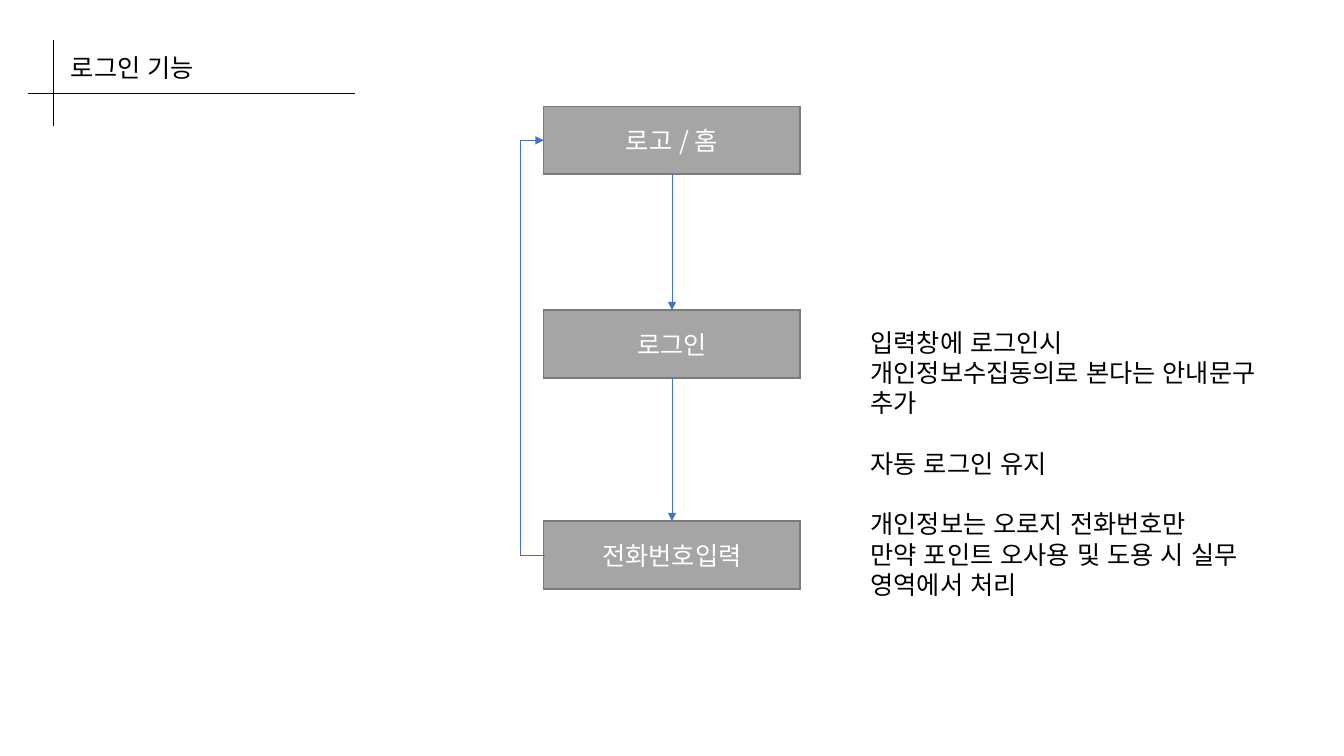
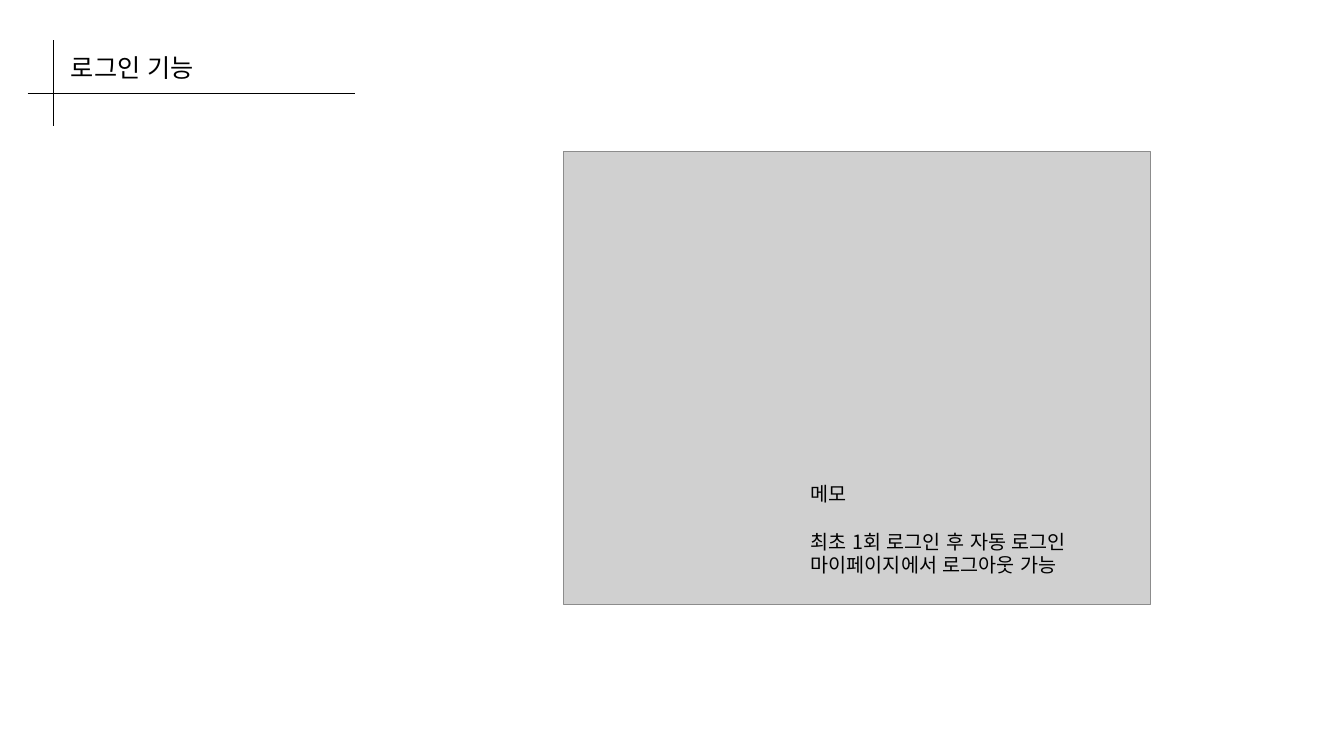
Before and after one commit to Coffee-Street/Document, a slide deck: slide 13 of assets/Planning/0_coffee_street.pptx (slide 15 before the commit). Drawn at 1344x756 pixels with LibreOffice and Linux fonts; fonts in the diff are those of the drawing; grey boxes stand for pictures. Boxes give left, top, right and bottom in pixels: in the first picture for what was removed or moved away, otherwise in the second. Text is boxed around its words. In the diff, an @@ line names an element or a change of style, - is before the commit and + after.

```diff
--- a/assets/Planning/0_coffee_street.pptx
+++ b/assets/Planning/0_coffee_street.pptx
@@ rectangle removed at box(543, 107, 800, 174) @@
-로고 / 홈
@@ elbow arrow removed from (545, 556) to (543, 140) @@
@@ picture added at box(564, 152, 1151, 605) @@
@@ arrow removed from (673, 174) to (673, 311) @@
@@ rectangle removed at box(543, 311, 800, 378) @@
-로그인
@@ text removed at box(870, 331, 1256, 566) @@
-입력창에 로그인시 개인정보수집동의로 본다는 안내문구 추가
-자동 로그인 유지
-개인정보는 오로지 전화번호만
-만약 포인트 오사용 및 도용 시 실무 영역에서 처리
@@ arrow removed from (673, 378) to (673, 521) @@
@@ text added at box(811, 484, 1066, 574), 14 pt, text #000000 @@
+메모
+최초 1회 로그인 후 자동 로그인
+마이페이지에서 로그아웃 가능
@@ rectangle removed at box(543, 521, 800, 589) @@
-전화번호입력
```
Also in this commit, not shown: 5 other slides changed, 12 slides added, 9 slides removed, 32 other files.
